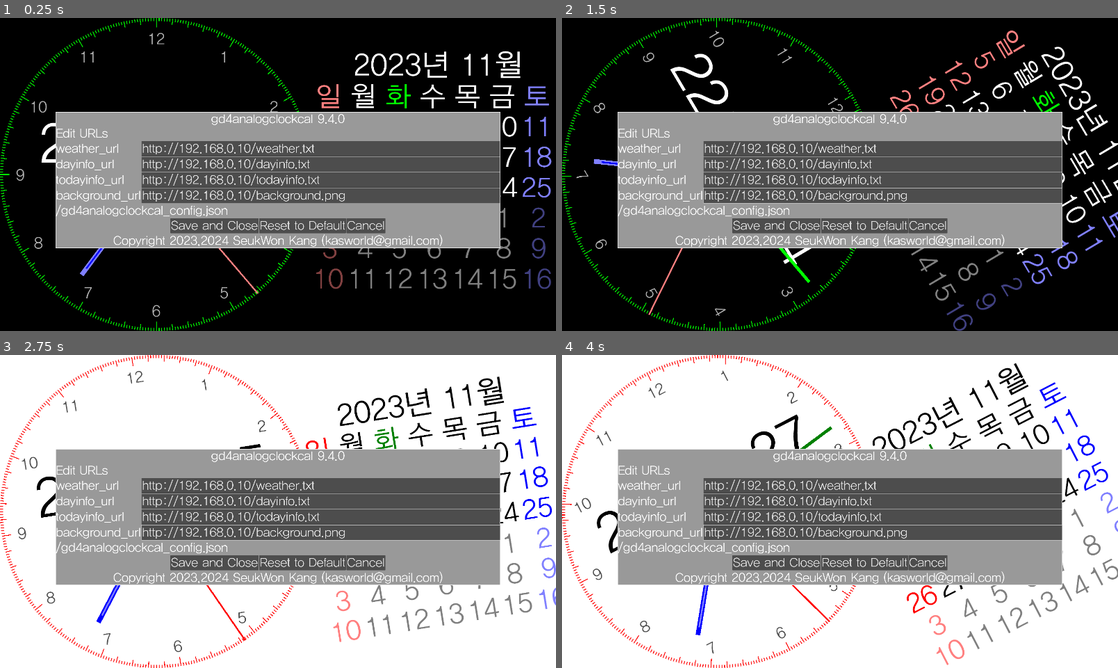
Above: before the commit, frames 1-4 (two rows, left to right).
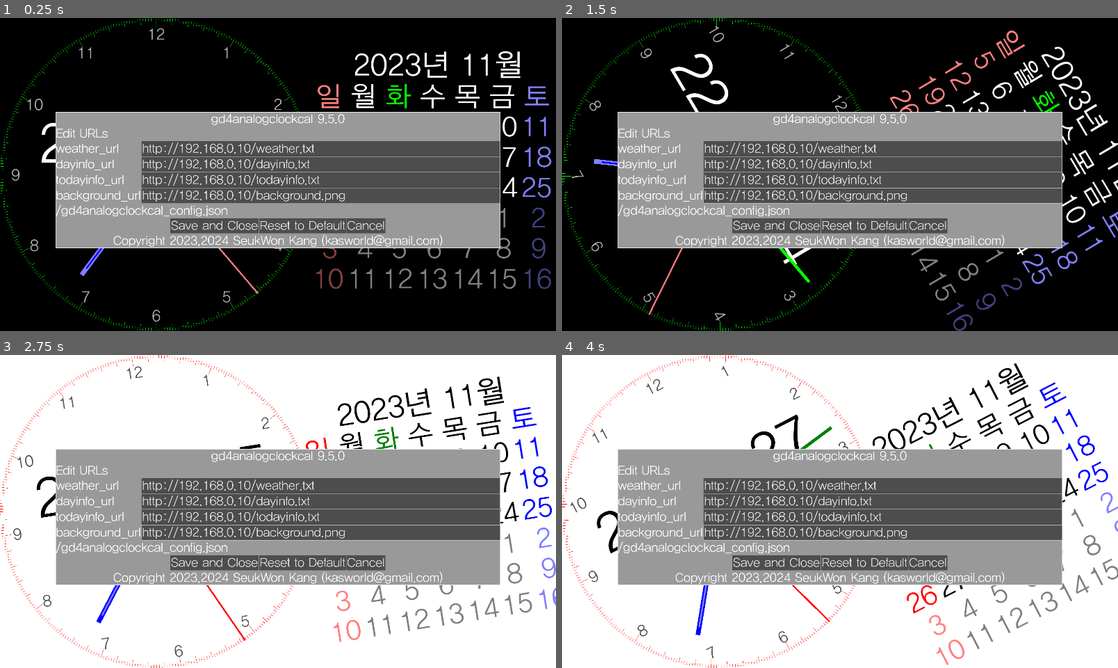
Above: after the commit, the same moments.

Repository: kasworld/gd4analogclockcal
Game: Godot game, scene res://main.tscn
Same seed, same stepped clock (60 frames per second), same inputs: the game is played once before the commit and once after it.
Inputs (mouse positions are in pixels of both pictures, inside the frame that each line leads up to):
- Up to frame 1 (0.25 s): no input
- Up to frame 2 (1.5 s): tap Enter at 0.5, 0.6, 1.35 s; move the mouse to (962, 158) at 0.52 s; click (962, 158) at 0.67 s; move the mouse to (728, 190) at 1.27 s; click (728, 190) at 1.42 s
- Up to frame 3 (2.75 s): move the mouse to (333, 442) at 2.02 s; tap Enter at 2.1 s; click (333, 442) at 2.17 s
- Up to frame 4 (4 s): move the mouse to (812, 574) at 2.77 s; tap Enter at 2.85, 3.6 s; click (812, 574) at 2.92 s; move the mouse to (1006, 558) at 3.52 s; click (1006, 558) at 3.67 s

The runs differ from the first frame. In frame 1, 1.1% of the frame differs, in the area x 0-61%, y 0-100%; in frame 2, 1.1%; in frame 3, 1.1%; in frame 4, 1.1%.
Error in both runs: Attempt to call function 'store_line' in base 'null instance' on a null instance. (res://global/config.gd:13)

Commit message:
add params analog dial

Diff:
--- a/analog_clock/analog_clock.gd
+++ b/analog_clock/analog_clock.gd
@@ -12,7 +12,14 @@
 		[AnalogHands.HandType.Minute, "minute", 0.1,0.9,0.02],
 		[AnalogHands.HandType.Second, "second", 0.1,1.0,0.01],
 	]
-	$AnalogHands.init(r,tz_s, hands_param)
+	var center_param = [
+		# color key, radius
+		["hour1", 0.04],
+		["hour2", 0.03],
+		["minute", 0.02],
+		["second", 0.01],
+	]
+	$AnalogHands.init(r,tz_s, hands_param,center_param)
 
 	var co = Global2d.colors.timelabel
 	$LabelTime.position = Vector2(-r/3.0,-r*0.3)
--- a/analog_dial/analog_dial.gd
+++ b/analog_dial/analog_dial.gd
@@ -2,18 +2,22 @@
 
 class_name AnalogDial
 
+var main_radius :float
 var dial_lines :PackedVector2Array =[]
-var line_thick :float = 2
-var clock_R :float
+var line_thick_rate :float
+var font_size_rate :float
+var nums_radius_rate :float
 
 enum DrawNumMode {Hour,Minute,Degree}
 var draw_num_mode :DrawNumMode
 
-func init(r:float, dnm :DrawNumMode = DrawNumMode.Hour)->void:
-	clock_R = r
+func init(r:float, numrate:float = 0.9, ftrate :float = 0.1, lntk :float =0.002,  dnm :DrawNumMode = DrawNumMode.Hour)->void:
+	main_radius = r
+	nums_radius_rate = numrate
+	font_size_rate = ftrate
+	line_thick_rate = lntk
 	draw_num_mode = dnm
-	make_dial_lines(clock_R)
-	line_thick = clock_R/200
+	make_dial_lines(main_radius)
 
 func make_dial_lines(r :float)->void:
 	for i in range(0,360):
@@ -34,40 +38,39 @@
 	queue_redraw()
 
 func _draw() -> void:
-	draw_multiline(dial_lines,Global2d.colors.dial_1, line_thick)
+	draw_multiline(dial_lines,Global2d.colors.dial_1, main_radius* line_thick_rate)
 	match draw_num_mode:
 		DrawNumMode.Hour:
 			for i in range(1,13):
-				draw_hour_letter(clock_R,i)
+				draw_hour_letter(nums_radius_rate *main_radius, main_radius*font_size_rate, i)
 		DrawNumMode.Minute:
 			for i in range(0,60,5):
-				draw_minute_letter(clock_R,clock_R/10, i)
+				draw_minute_letter(nums_radius_rate *main_radius, main_radius*font_size_rate, i)
 		DrawNumMode.Degree:
 			for i in range(0,360,30):
-				draw_degree_letter(clock_R,clock_R/10, i)
+				draw_degree_letter(nums_radius_rate *main_radius, main_radius*font_size_rate, i)
 
-func draw_cross(p :Vector2, l:float, co :Color)->void:
-	draw_line(p + Vector2(-l/2,0),p + Vector2(l/2,0), co,-1 )
-	draw_line(p + Vector2(0,-l/2),p + Vector2(0,l/2), co,-1 )
-
-func draw_hour_letter(r :float, i :int)->void:
+func draw_hour_letter(r :float,fsize :float, i :int)->void:
 	var rad = deg_to_rad( -i*(360.0/12.0) -180)
-	var fsize = r/10
 	var t = "%d" % i
-	var pos = make_pos_by_rad_r(rad, r*0.87)
+	var pos = make_pos_by_rad_r(rad, r)
 	var offset = Vector2(-fsize/3.5*t.length(),fsize/3)
 	draw_string(Global2d.font, pos+offset, t, HORIZONTAL_ALIGNMENT_CENTER, -1,  fsize, Global2d.colors.dial_num )
 
 func draw_minute_letter(r :float, fsize :float,  i :int)->void:
 	var rad = deg_to_rad( -i*(360.0/60.0) -180)
 	var t = "%d" % i
-	var pos = make_pos_by_rad_r(rad, r*0.87)
+	var pos = make_pos_by_rad_r(rad, r)
 	var offset = Vector2(-fsize/3.5*t.length(),fsize/3)
 	draw_string(Global2d.font, pos+offset, t, HORIZONTAL_ALIGNMENT_CENTER, -1,  fsize, Global2d.colors.dial_num )
 
 func draw_degree_letter(r :float, fsize :float,  i :int)->void:
 	var rad = deg_to_rad( -i*(360.0/360.0) -180)
 	var t = "%d" % i
-	var pos = make_pos_by_rad_r(rad, r*0.87)
+	var pos = make_pos_by_rad_r(rad, r)
 	var offset = Vector2(-fsize/3.5*t.length(),fsize/3)
 	draw_string(Global2d.font, pos+offset, t, HORIZONTAL_ALIGNMENT_CENTER, -1,  fsize, Global2d.colors.dial_num )
+
+func draw_cross(p :Vector2, l:float, co :Color)->void:
+	draw_line(p + Vector2(-l/2,0),p + Vector2(l/2,0), co,-1 )
+	draw_line(p + Vector2(0,-l/2),p + Vector2(0,l/2), co,-1 )
--- a/main.gd
+++ b/main.gd
@@ -12,7 +12,7 @@
 	"background_url",
 	]
 var config = {
-	"version" : "gd4analogclockcal 9.4.0",
+	"version" : "gd4analogclockcal 9.5.0",
 	"weather_url" : "http://192.168.0.10/weather.txt",
 	"dayinfo_url" : "http://192.168.0.10/dayinfo.txt",
 	"todayinfo_url" : "http://192.168.0.10/todayinfo.txt",
